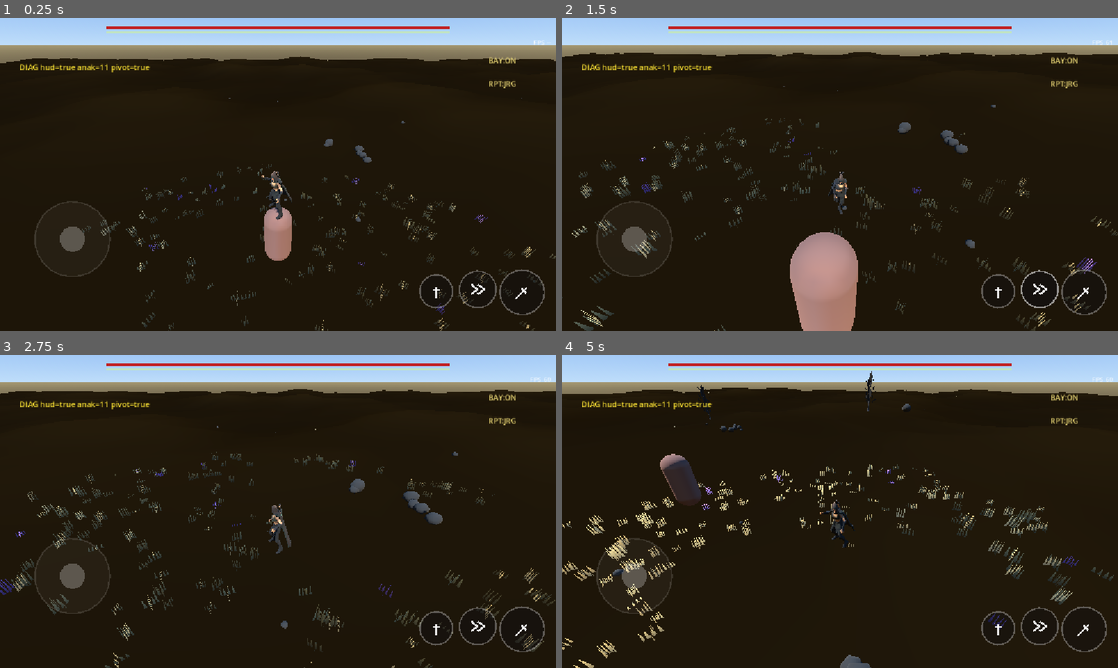
Above: before the commit, frames 1-4 (two rows, left to right).
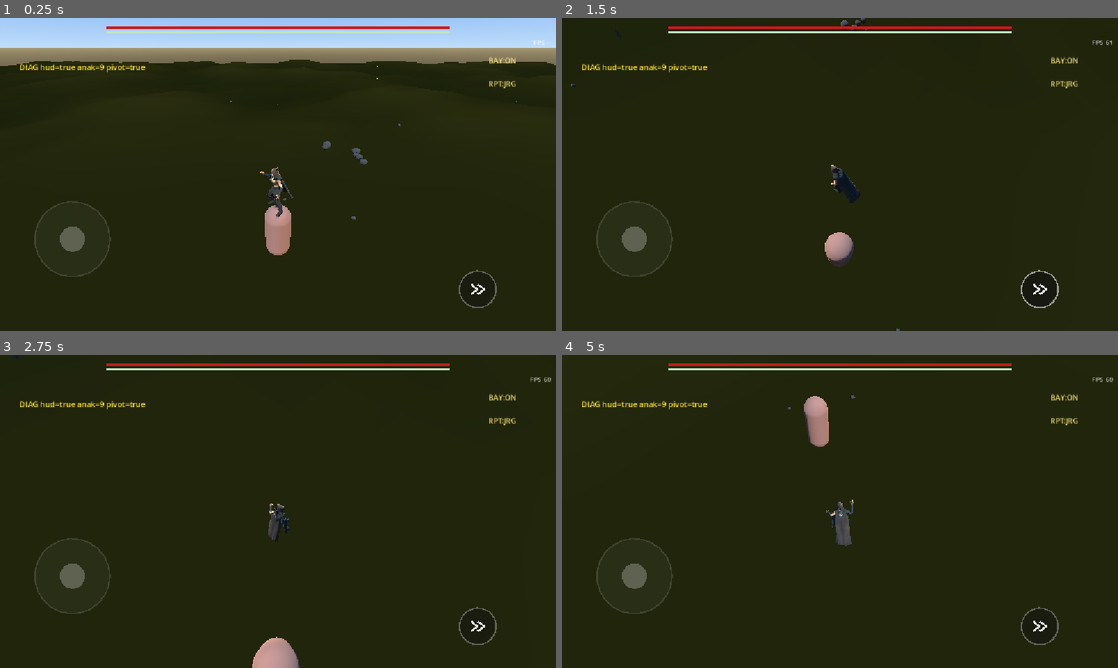
Above: after the commit, the same moments.

Repository: muzape28-blip/ZDEV-RPG
Game: Godot game, scene res://scenes/main.tscn
The game is run twice, just before and just after one commit, with the same random seed, the same clock (stepped at 60 frames per second) and the same inputs.
Inputs (mouse positions are in pixels of both pictures, inside the frame that each line leads up to):
- Up to frame 1 (0.25 s): no input
- Up to frame 2 (1.5 s): drag from (1084, 293) to (895, 105) at 0.52 s; drag from (1040, 290) to (812, 237) at 1.27 s
- Up to frame 3 (2.75 s): move the mouse to (433, 627) at 2.02 s; click (433, 627) at 2.17 s
- Up to frame 4 (5 s): drag from (812, 574) to (673, 464) at 2.77 s; move the mouse to (1006, 558) at 3.52 s; click (1006, 558) at 3.67 s; drag from (673, 464) to (756, 433) at 4.27 s

The runs differ from the first frame. In frame 1, 4.0% of the frame differs, in the area x 0-100%, y 8-100%; in frame 2, 17%, in the area x 0-100%, y 0-100%; in frame 3, 15%; in frame 4, 16%.
Error after the commit: Parse Error: Cannot find member "COLOR_8BIT" in base "MultiMesh". (res://scripts/grass.gd:44)

Commit message:
feat: paket movement+kamera+rumput hijau padat
- rumput v3: clumps, hijau, 5 helai tipis/kard silang, 1000/2000,
  variasi warna+skala, helai kering 8% [polycount]
- tanah & matahari lebih terang (siang hijau)
- kamera v2: pinch dolly 4-9m, recenter 0.8s idle, dragging flag
- movement udah camera-relative; analog speed; dodge berarah+anim;
  loop animasi fix; tombol serang+parry tidur; Arissa x1.1

Co-authored-by: arena-agent <297053741+arena-agent@users.noreply.github.com>

Diff:
--- a/scenes/main.tscn
+++ b/scenes/main.tscn
@@ -36,8 +36,8 @@
 
 [node name="Sun" type="DirectionalLight3D" parent="."]
 rotation = Vector3(-1.0, 0.0, 0.6)
-light_color = Color(1.0, 0.97, 0.9, 1)
-light_energy = 1.8
+light_color = Color(1.0, 0.98, 0.92, 1)
+light_energy = 2.0
 shadow_enabled = true
 directional_shadow_max_distance = 40.0
 
--- a/scripts/camera_follow.gd
+++ b/scripts/camera_follow.gd
@@ -1,22 +1,51 @@
 extends Node3D
 
-# PIVOT kamera (child of Player). Follow GRATIS lewat parenting —
-# walaupun script ini mati, kamera tetap nempel player (UAT #2 lesson).
-# Script ini hanya: look_at halus + getter yaw. Drag di-set hud.gd via _input.
+# KAMERA v2 — yaw bebas drag, pitch clamp, PINCH dolly (4-9 m),
+# RECENTER otomatis 0.8 s saat idle+lepas, look-at dada karakter.
+# Movement karakter relatif kamera dihitung di player_controller via get_yaw().
+const DIST_DEFAULT := 6.2
+const DIST_MIN := 4.0
+const DIST_MAX := 9.0
+const RECENTER_DELAY := 0.8
+const RECENTER_SPEED := 4.0
+
+var dist := DIST_DEFAULT
+var dragging := false
+var idle_t := 0.0
 var target: Node3D = null
+var cam: Camera3D = null
 
 
 func _ready() -> void:
 	target = get_parent() as Node3D
+	cam = get_node_or_null("Camera3D")
 
 
 func get_yaw() -> float:
-	return rotation.y
+	return global_rotation.y
 
 
-func _physics_process(_delta: float) -> void:
+func adjust_dist(d: float) -> void:
+	dist = clampf(dist + d, DIST_MIN, DIST_MAX)
+
+
+func _physics_process(dt: float) -> void:
 	if target == null:
 		return
-	var cam := get_node_or_null("Camera3D")
-	if cam is Camera3D:
+	if cam != null:
+		var s := dist / DIST_DEFAULT
+		cam.position = Vector3(0.0, 3.9 * s, 6.2 * s)
+
+	var vel: Vector3 = target.velocity
+	var speed := Vector2(vel.x, vel.z).length()
+	if not dragging and speed < 0.15:
+		idle_t += dt
+	else:
+		idle_t = 0.0
+	if idle_t > RECENTER_DELAY:
+		rotation.y = lerp_angle(rotation.y, 0.0, RECENTER_SPEED * dt)
+		rotation.x = lerp(rotation.x, 0.0, RECENTER_SPEED * dt)
+		dist = lerp(dist, DIST_DEFAULT, RECENTER_SPEED * dt)
+
+	if cam != null:
 		cam.look_at(target.global_position + Vector3(0.0, 1.55, 0.0), Vector3.UP)
--- a/scripts/grass.gd
+++ b/scripts/grass.gd
@@ -1,11 +1,13 @@
 extends Node3D
 
-# S1 — rumput sabana: kartu cutout patchy, sway+gust, fade jarak, density
-# toggle, MultiMesh = 1 draw call, re-center mengikuti player (pelajaran
-# OpenMW: cull fitur kecil by jarak).
+# RUMPUT v3 — hijau, padat, realistis lewat aturan komunitas:
+#  - CLUMPS (gerombolan), bukan scatter seragam [polycount]
+#  - variasi ukuran ±20%+ & skala per-clump [polycount Bajwa]
+#  - variasi warna frekuensi kecil + sedikit helai kering di sela hijau
+#  - crossed planes, alpha cutout, fade jarak, sway angin
 @export var density := 1  # 0 off, 1 jarang, 2 sedang
 
-const BASE_COUNT := 500
+const BASE_COUNT := 1000
 const REBUILD_DIST := 8.0
 const SPAWN_RADIUS := 18.0
 
@@ -39,37 +41,55 @@
 	var count := BASE_COUNT * (1 if d == 1 else 2)
 	var mm := MultiMesh.new()
 	mm.transform_format = MultiMesh.TRANSFORM_3D
-	mm.use_colors = true
+	mm.color_format = MultiMesh.COLOR_8BIT
 	mm.instance_count = count
 	mm.mesh = _card_mesh()
 	var rng := RandomNumberGenerator.new()
 	rng.seed = 77
 	var ter := get_node_or_null("/root/Main/Terrain")
+
+	# clump centers: patch noise menentukan zona subur
+	var clusters: Array = []
+	var guard_c := 0
+	while clusters.size() < count / 9 and guard_c < 400:
+		guard_c += 1
+		var a := rng.randf_range(0.0, TAU)
+		var r := sqrt(rng.randf()) * SPAWN_RADIUS
+		var wx := center.x + cos(a) * r
+		var wz := center.z + sin(a) * r
+		if noise.get_noise_2d(wx, wz) < 0.0:
+			continue
+		if sqrt(wx * wx + wz * wz) < 5.0:
+			continue  # arena tengah tetap relatif bersih
+		clusters.append(Vector2(wx, wz))
+
 	var placed := 0
 	var guard := 0
-	while placed < count and guard < count * 14:
+	while placed < count and guard < count * 20:
 		guard += 1
-		var ang := rng.randf_range(0.0, TAU)
-		var rad := sqrt(rng.randf()) * SPAWN_RADIUS
-		var wx := center.x + cos(ang) * rad
-		var wz := center.z + sin(ang) * rad
-		if noise.get_noise_2d(wx, wz) < 0.02:
-			continue  # patchy: hanya zona "subur"
-		if sqrt(wx * wx + wz * wz) < 5.0 and rng.randf() < 0.6:
-			continue  # arena tengah lebih bersih
+		if clusters.is_empty():
+			break
+		var c: Vector2 = clusters[rng.randi() % clusters.size()]
+		var ox := rng.randf_range(-1.3, 1.3)
+		var oz := rng.randf_range(-1.3, 1.3)
+		var wx := c.x + ox
+		var wz := c.y + oz
 		var h := 0.0
 		if ter != null and ter.has_method("get_height_at"):
 			h = ter.get_height_at(wx, wz)
 		var t := Transform3D()
 		t.basis = t.basis.rotated(Vector3.UP, rng.randf_range(0.0, TAU))
-		var s := rng.randf_range(0.5, 0.9)
-		var sy := rng.randf_range(0.2, 0.5)  # tinggi nyata 0.2-0.5 m (setinggi lutut)
+		t.basis = t.basis.rotated(Vector3.RIGHT, rng.randf_range(-0.08, 0.08))
+		var cs := rng.randf_range(0.8, 1.3)  # skala clump
+		var s := rng.randf_range(0.5, 0.9) * cs
+		var sy := rng.randf_range(0.25, 0.5) * cs
 		t.basis = t.basis.scaled(Vector3(s, sy, s))
 		t.origin = Vector3(wx, h - 0.02, wz)
 		mm.set_instance_transform(placed, t)
-		var tint := Color(0.55, 0.45, 0.25).lerp(Color(0.75, 0.65, 0.4), rng.randf())
-		if rng.randf() < 0.06:
-			tint = Color(0.6, 0.4, 0.75)  # aksen bunga liar (vibe referensi)
+		# hijau dominan; variasi kecil; ~8% helai kering di sela
+		var tint := Color(0.3, 0.5, 0.22).lerp(Color(0.55, 0.65, 0.3), rng.randf())
+		if rng.randf() < 0.08:
+			tint = Color(0.65, 0.55, 0.3)
 		mm.set_instance_color(placed, tint)
 		placed += 1
 	mm.instance_count = maxi(placed, 1)
@@ -79,31 +99,35 @@
 	add_child(mm_instance)
 
 
+# 5 helai tipis per quad, dua quad silang => volume tanpa overdraw gila
 func _card_mesh() -> ArrayMesh:
 	var verts := PackedVector3Array()
 	var nrms := PackedVector3Array()
 	var uvs := PackedVector2Array()
 	var idx := PackedInt32Array()
-	var w := 0.28
-	var quats: Array = [0.0, PI * 0.5]
-	for q in quats:
-		var ca: float = cos(q)
-		var sa: float = sin(q)
-		var base := verts.size()
-		var corners: Array = [-w, w, w, -w]
-		var ys: Array = [0.0, 0.0, 1.0, 1.0]
-		var uv: Array = [Vector2(0, 0), Vector2(1, 0), Vector2(1, 1), Vector2(0, 1)]
-		for i in 4:
-			var lx: float = corners[i]
-			verts.append(Vector3(lx * ca, ys[i], -lx * sa))
-			nrms.append(Vector3(sa, 0.0, ca))
-			uvs.append(uv[i])
-		idx.append(base)
-		idx.append(base + 1)
-		idx.append(base + 2)
-		idx.append(base)
-		idx.append(base + 2)
-		idx.append(base + 3)
+	var xs: Array = [0.1, 0.3, 0.5, 0.7, 0.9]
+	var ws: Array = [0.05, 0.07, 0.06, 0.08, 0.05]
+	for q in [0.0, PI * 0.5]:
+		var ca := cos(q)
+		var sa := sin(q)
+		for i in 5:
+			var cx: float = xs[i]
+			var w: float = ws[i]
+			var base := verts.size()
+			var corners := [cx - w, cx + w, cx + w, cx - w]
+			var ys := [0.0, 0.0, 1.0, 1.0]
+			var uv := [Vector2(0, 0), Vector2(1, 0), Vector2(1, 1), Vector2(0, 1)]
+			for k in 4:
+				var lx: float = (corners[k] - 0.5) * 0.6
+				verts.append(Vector3(lx * ca, ys[k], -lx * sa))
+				nrms.append(Vector3(sa, 0.0, ca))
+				uvs.append(uv[k])
+			idx.append(base)
+			idx.append(base + 1)
+			idx.append(base + 2)
+			idx.append(base)
+			idx.append(base + 2)
+			idx.append(base + 3)
 	var arr := []
 	arr.resize(Mesh.ARRAY_MAX)
 	arr[Mesh.ARRAY_VERTEX] = verts
--- a/scripts/hud.gd
+++ b/scripts/hud.gd
@@ -4,6 +4,7 @@
 # di device; joystick jadi buktinya). Drag kanan = orbit kamera, diputar
 # lewat pivot, BUKAN lewat _unhandled_input (kanal yang terbukti tidak
 # konsisten di export Android — r/godot gabdb9).
+const SHOW_COMBAT_BUTTONS := false
 const BAR_HEIGHT := 6.0
 const CAM_SENS := 0.006
 const CAM_PITCH_SENS := 0.004
@@ -67,12 +68,15 @@
 	add_child(joystick)
 	joystick.moved.connect(_on_move)
 
-	var atk := _make_button(0)
-	atk.action_pressed.connect(_on_attack)
+	# FOKUS MOVEMENT (permintaan user): tombol serang+parry tidur dulu;
+	# kode combat tetap utuh, tinggal balikkan flag saat senjata masuk.
+	if SHOW_COMBAT_BUTTONS:
+		var atk := _make_button(0)
+		atk.action_pressed.connect(_on_attack)
+		var parry := _make_button(2)
+		parry.action_pressed.connect(_on_parry)
 	var dodge := _make_button(1)
 	dodge.action_pressed.connect(_on_dodge)
-	var parry := _make_button(2)
-	parry.action_pressed.connect(_on_parry)
 
 
 func _rect(col: Color, r: Rect2) -> ColorRect:
@@ -158,30 +162,56 @@
 
 
 # ---- INPUT LAYAR: satu pintu, kanal terbukti ----
+var touch_pos: Dictionary = {}
+var zoom_mode := false
+var last_pinch_d := 0.0
+
+
 func _input(event: InputEvent) -> void:
 	var vp_w := get_viewport().get_visible_rect().size.x
 	if event is InputEventScreenTouch:
 		if event.pressed:
-			if _over_button(event.position):
-				return  # biar tombol yang urus
-			if cam_drag_id == -1 and event.position.x > vp_w * 0.5:
+			touch_pos[event.index] = event.position
+			if touch_pos.size() == 2:
+				# PINCH ZOOM mulai: batalkan yaw-drag
+				zoom_mode = true
+				cam_drag_id = -1
+				last_pinch_d = 0.0
+				if pivot != null:
+					pivot.dragging = false
+			elif not _over_button(event.position) and event.position.x > vp_w * 0.5 and cam_drag_id == -1:
 				cam_drag_id = event.index
 				cam_last_x = event.position.x
 				cam_last_y = event.position.y
+				if pivot != null:
+					pivot.dragging = true
+		else:
+			touch_pos.erase(event.index)
+			if event.index == cam_drag_id:
+				cam_drag_id = -1
+				if pivot != null:
+					pivot.dragging = false
+			if touch_pos.size() < 2:
+				zoom_mode = false
+				last_pinch_d = 0.0
+	elif event is InputEventScreenDrag:
+		touch_pos[event.index] = event.position
+		if zoom_mode and touch_pos.size() >= 2:
+			var pts: Array = touch_pos.values()
+			var d: float = pts[0].distance_to(pts[1])
+			if last_pinch_d > 0.0 and pivot != null:
+				pivot.adjust_dist((last_pinch_d - d) * 0.02)
+			last_pinch_d = d
 		elif event.index == cam_drag_id:
-			cam_drag_id = -1
-	elif event is InputEventScreenDrag and event.index == cam_drag_id:
-		var drag := event as InputEventScreenDrag
-		var dx := drag.position.x - cam_last_x
-		var dy := drag.position.y - cam_last_y
-		cam_last_x = drag.position.x
-		cam_last_y = drag.position.y
-		if pivot != null:
-			pivot.rotation.y -= dx * CAM_SENS
-			# pitch: drag vertikal, clamp aman (tidak tembus tanah / tidak
-			# top-down ekstrem). UAT #4: kamera baru 70% (yaw saja).
-			cam_pitch = clampf(cam_pitch + dy * CAM_PITCH_SENS, PITCH_MIN, PITCH_MAX)
-			pivot.rotation.x = cam_pitch
+			var drag := event as InputEventScreenDrag
+			var dx := drag.position.x - cam_last_x
+			var dy := drag.position.y - cam_last_y
+			cam_last_x = drag.position.x
+			cam_last_y = drag.position.y
+			if pivot != null:
+				pivot.rotation.y -= dx * CAM_SENS
+				cam_pitch = clampf(cam_pitch + dy * CAM_PITCH_SENS, PITCH_MIN, PITCH_MAX)
+				pivot.rotation.x = cam_pitch
 
 
 func _over_button(p: Vector2) -> bool:
--- a/scripts/player_controller.gd
+++ b/scripts/player_controller.gd
@@ -25,10 +25,33 @@
 	if dash_timer > 0.0:
 		return
 	var dir := _move_direction()
+	var alias := ""
 	if dir.length_squared() < 0.01:
-		dir = -global_transform.basis.z
+		# tanpa input: dash MENJAUHI kamera (masuk layar), bukan mundur
+		var cam := get_node_or_null("CameraPivot/Camera3D")
+		if cam != null:
+			dir = -cam.global_transform.basis.z
+		else:
+			dir = -global_transform.basis.z
+		dir.y = 0.0
+	else:
+		# arah relatif hadap => pilih anim dodge berarah (aset user)
+		var fwd := -global_transform.basis.z
+		fwd.y = 0.0
+		if fwd.length_squared() > 0.01:
+			fwd = fwd.normalized()
+		var rgt := Vector3(-fwd.z, 0.0, fwd.x)
+		var lat := dir.dot(rgt)
+		var lon := dir.dot(fwd)
+		if abs(lat) > abs(lon):
+			alias = "DodgeRight" if lat > 0.0 else "DodgeLeft"
+		elif lon < 0.0:
+			alias = "DodgeBack"
 	dash_dir = dir.normalized()
 	dash_timer = dash_duration
+	var proxy := get_node_or_null("Proxy")
+	if proxy != null and proxy.has_method("play_one_shot"):
+		proxy.play_one_shot(alias)
 
 
 var hp := 100.0
@@ -135,7 +158,12 @@
 		velocity.z = lunge_dir.z * 7.0
 	else:
 		var dir := _move_direction()
-		var target := dir * walk_speed
+		# ANALOG speed (permintaan UAT): stick dikit = jalan, penuh = lari
+		var mag := move_input.length()
+		var spd := 6.0 * mag
+		if mag > 0.15 and spd < 2.0:
+			spd = 2.0
+		var target := dir * spd
 		velocity.x = move_toward(velocity.x, target.x, accel * delta)
 		velocity.z = move_toward(velocity.z, target.z, accel * delta)
 		if dir.length_squared() > 0.001:
--- a/scripts/proxy_humanoid.gd
+++ b/scripts/proxy_humanoid.gd
@@ -7,6 +7,14 @@
 var anim_player: AnimationPlayer
 var model_node: Node3D
 var current_anim := "Idle"
+var one_shot_active := false
+
+
+# dipanggil player_controller saat dodge berarah
+func play_one_shot(anim: String) -> void:
+	if anim_player != null and anim != "" and anim_player.has_animation(anim):
+		anim_player.play(anim, 0.08)
+		one_shot_active = true
 
 
 func _ready() -> void:
@@ -21,8 +29,11 @@
 	"res://ASSETS/mixamo/Idle.gltf",
 ]
 const ANIM_SOURCES: Array = [
-	["res://ASSETS/ARRISA/Catwalk Walking.fbx", "Walking"],
-	["res://ASSETS/ARRISA/Fast Run.fbx", "Running"],
+	["res://ASSETS/ARRISA/Catwalk Walking.fbx", "Walking", true],
+	["res://ASSETS/ARRISA/Fast Run.fbx", "Running", true],
+	["res://ASSETS/ARRISA/Standing Dodge Left.fbx", "DodgeLeft", false],
+	["res://ASSETS/ARRISA/Standing Dodge Right.fbx", "DodgeRight", false],
+	["res://ASSETS/ARRISA/Standing Dodge Backward.fbx", "DodgeBack", false],
 ]
 
 
@@ -36,6 +47,7 @@
 	if char_scene == null:
 		return
 	var inst := char_scene.instantiate()
+	inst.scale = inst.scale * 1.1  # Arissa menjulang (permintaan UAT)
 	add_child(inst)
 	model_node = inst
 	anim_player = _find_animation_player(inst)
@@ -64,6 +76,7 @@
 	for src in ANIM_SOURCES:
 		var path: String = src[0]
 		var alias: String = src[1]
+		var loop_it: bool = src[2]
 		if not ResourceLoader.exists(path):
 			continue
 		var sc := load(path) as PackedScene
@@ -74,8 +87,15 @@
 		if tp != null:
 			var tl: Array = tp.get_animation_list()
 			if tl.size() > 0 and not lib.has_animation(alias):
-				lib.add_animation(alias, tp.get_animation(tl[0]))
+				var an := tp.get_animation(tl[0])
+				an.loop_mode = Animation.LOOP_LINEAR if loop_it else Animation.LOOP_NONE
+				lib.add_animation(alias, an)
 		tmp.free()
+
+	# pastikan locomotion loop (pelajaran UAT: anim beku setelah 3-4 langkah)
+	for nm in ["Idle", "Walking", "Running"]:
+		if lib.has_animation(nm):
+			lib.get_animation(nm).loop_mode = Animation.LOOP_LINEAR
 
 	if anim_player.has_animation("Idle"):
 		anim_player.play("Idle")
@@ -110,7 +130,15 @@
 	if anim_player != null and target_anim == "Sprint" and not anim_player.has_animation("Sprint"):
 		target_anim = "Running"  # fallback: sprint = run + speed_scale tinggi
 
-	if anim_player != null:
+	# one-shot (dodge)优先: jangan ditimpa switching sampai selesai
+	var skip_switch := false
+	if one_shot_active:
+		if anim_player != null and anim_player.is_playing():
+			skip_switch = true
+		else:
+			one_shot_active = false
+
+	if anim_player != null and not skip_switch:
 		# stride match: playback ikut kecepatan biar kaki nggak seluncur
 		anim_player.speed_scale = clampf(lerp(0.9, 1.35, ratio), 0.5, 1.6)
 		if anim_player.has_animation(target_anim):
--- a/scripts/terrain_generator.gd
+++ b/scripts/terrain_generator.gd
@@ -31,9 +31,10 @@
 
 
 func _ground_color(h: float) -> Color:
-	var base := Color(0.33, 0.27, 0.16)
-	var low := Color(0.24, 0.2, 0.13)
-	var high := Color(0.42, 0.36, 0.22)
+	# sabana HIJAU terang (permintaan UAT: tanah jangan gelap)
+	var base := Color(0.36, 0.42, 0.22)
+	var low := Color(0.24, 0.33, 0.16)
+	var high := Color(0.48, 0.55, 0.28)
 	var t := clampf((h + amplitude) / (2.0 * amplitude), 0.0, 1.0)
 	var c := low.lerp(high, t)
 	# sedikit variasi regional biar nggak rata-membosankan
--- a/shaders/grass.gdshader
+++ b/shaders/grass.gdshader
@@ -1,12 +1,11 @@
 shader_type spatial;
 render_mode cull_disabled, shadows_disabled;
 
-// Rumput sabana: cutout opaque (bukan transparan — overdraw = musuh Mali),
-// sway+gust di vertex, fade jarak lewat uniform cam_pos (dipasang CPU,
-// menghindari builtin eksotis).
+// Rumput sabana hijau: cutout opaque (anti-overdraw), sway+gust angin,
+// fade jarak via uniform cam_pos. Akar gelap -> ujung terang (depth alami).
 uniform float sway_strength : hint_range(0.0, 0.2) = 0.06;
 uniform float fade_start : hint_range(1.0, 60.0) = 10.0;
-uniform float fade_end : hint_range(1.0, 80.0) = 15.0;
+uniform float fade_end : hint_range(1.0, 80.0) = 16.0;
 uniform vec3 cam_pos = vec3(0.0, 0.0, 0.0);
 
 varying float v_h;
@@ -27,14 +26,17 @@
 	if (v_fade <= 0.001) {
 		discard;
 	}
-	// mask prosedural 4 helai meruncing
+	// mask helai: strip prosedural meruncing
 	float x = UV.x;
-	float w = 0.10 * (1.0 - v_h * 0.85);
-	float m = step(abs(x - 0.18), w) + step(abs(x - 0.45), w * 0.8)
-			+ step(abs(x - 0.70), w) + step(abs(x - 0.90), w * 0.7);
+	float w = 0.5 * (1.0 - v_h * 0.85);
+	if (w < 0.05) {
+		// ujung helai tetap runcing
+		w = 0.05;
+	}
+	float m = step(abs(x - 0.5), w * (1.0 - v_h * 0.9) + 0.02);
 	if (m < 0.5) {
 		discard;
 	}
-	ALBEDO = COLOR.rgb * mix(vec3(0.55), vec3(1.15), v_h);
+	ALBEDO = COLOR.rgb * mix(vec3(0.4), vec3(1.25), v_h);
 	ROUGHNESS = 1.0;
 }
